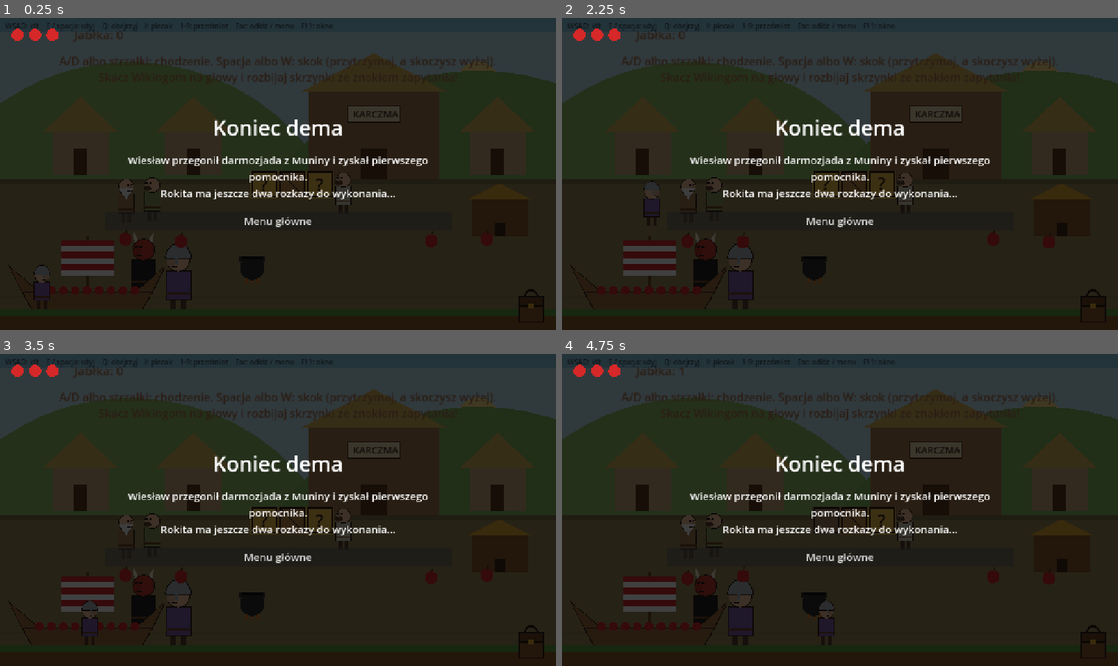
Above: before the commit, frames 1-4 (two rows, left to right).
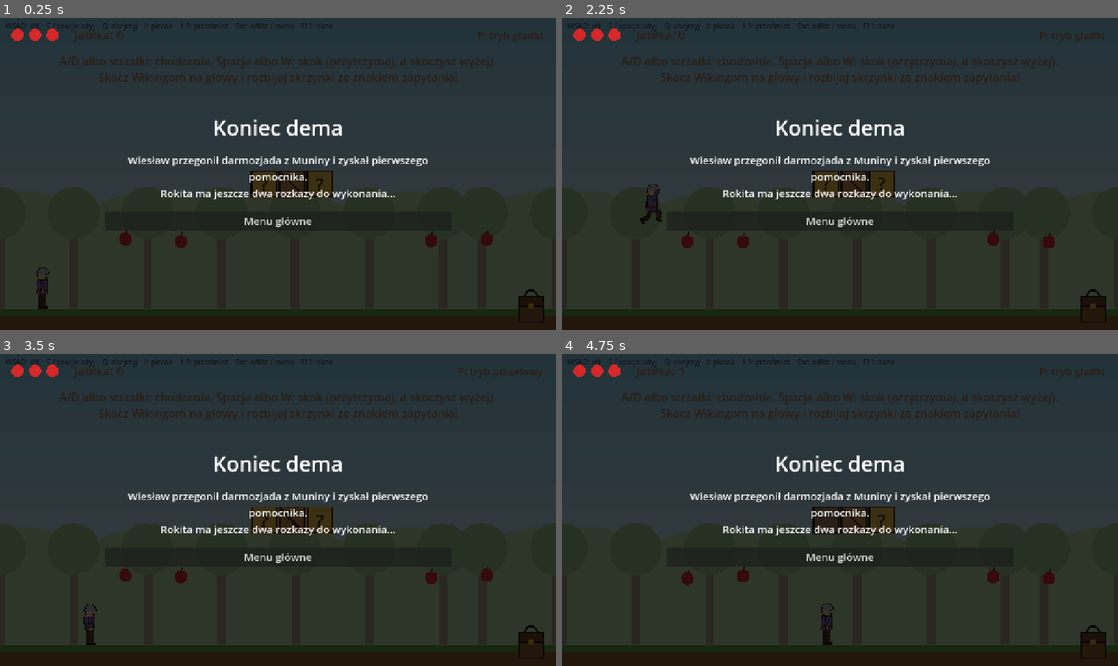
Above: after the commit, the same moments.

Repository: Kiczu/wiesiu-game
Game: Godot game, scene res://tests/walkthrough.tscn
Same seed, same stepped clock (60 frames per second), same inputs: the game is played once before the commit and once after it. This scene is started directly instead of the project's main scene.
Inputs (mouse positions are in pixels of both pictures, inside the frame that each line leads up to):
- Up to frame 1 (0.25 s): no input
- Up to frame 2 (2.25 s): click (1090, 305) at 0.5 s; click "Menu główne" at 1.25 s; tap Enter at 2 s; move the mouse to (962, 158) at 2.02 s; hold D (move_right) from 2.03 s (still down); hold E (interact) from 2.03 s (still down); click (962, 158) at 2.17 s
- Up to frame 3 (3.5 s): keep holding D (move_right); tap Space at 2.27, 2.57, 3.02, 3.32 s; tap Q (look) at 2.3, 2.85 s; move the mouse to (166, 525) at 2.77 s; release E (interact) at 2.78 s; click (166, 525) at 2.92 s; tap P at 3.05 s
- Up to frame 4 (4.75 s): tap Space at 3.5, 4.52 s; move the mouse to (895, 441) at 3.52 s; release D (move_right) at 3.53 s; hold A (move_left) 3.53-4.28 s; hold E (interact) 3.53-4.28 s; tap P at 3.6 s; click (895, 441) at 3.67 s; move the mouse to (812, 572) at 4.27 s; hold D (move_right) from 4.28 s (still down); tap E (interact) at 4.35 s; click (812, 572) at 4.42 s; tap Q (look) at 4.55 s

The runs differ from the first frame. In frame 1, 38% of the frame differs, in the area x 0-100%, y 4-94%; in frame 2, 39%; in frame 3, 38%; in frame 4, 39%.
Error before the commit: Invalid access to property or key 'physics_frame' on a base object of type 'null instance'. (res://tests/walkthrough.gd:214)
Error after the commit: Invalid access to property or key 'physics_frame' on a base object of type 'null instance'. (res://tests/walkthrough.gd:221)

Commit message:
feat(platformer): cutout Wiesław and a pixel mode to compare styles
Wiesław is now a puppet of separate parts turned at their joints, with
idle, run, jump, fall, hurt and win poses. P draws the level at half
resolution without smoothing, to see how cutout looks as pixel art.

Diff:
--- a/minigames/platformer.gd
+++ b/minigames/platformer.gd
@@ -40,6 +40,8 @@
 const STOMP_BOUNCE := 650.0
 const VIKING_SPEED := 70.0
 const PLAYER_SIZE := Vector2(40, 92)
+## How many times smaller the level is drawn in pixel mode; bigger gives chunkier pixels.
+const PIXEL_SCALE := 2
 
 var lives := LIVES
 var apples := 0
@@ -57,10 +59,17 @@
 
 var _level: Node2D
 var _tiles: Node2D
-var _wieslaw: Character
+var _wieslaw: CutoutCharacter
 var _camera: Camera2D
 var _hud: Node2D
 var _background: Node2D
+var _back: CanvasLayer
+## The level is drawn into its own viewport, so it can be drawn at half resolution (pixel mode).
+var _world: SubViewport
+var _view: SubViewportContainer
+## Pixel mode: the level is drawn PIXEL_SCALE times smaller (640 x 360) and enlarged without smoothing,
+## so even turning parts of the puppet snap to a pixel grid. P switches it, to compare with the smooth look.
+var pixel_mode := false
 var _drakkar: Hotspot
 var _coyote := 0.0
 var _buffered := 0.0
@@ -73,11 +82,18 @@
 
 
 func _ready() -> void:
-	var back := CanvasLayer.new()
-	back.layer = -1
-	add_child(back)
+	_view = SubViewportContainer.new()
+	_view.stretch = true
+	_view.size = SCREEN
+	_view.texture_filter = CanvasItem.TEXTURE_FILTER_NEAREST
+	add_child(_view)
+	_world = SubViewport.new()
+	_view.add_child(_world)
+	_back = CanvasLayer.new()
+	_back.layer = -1
+	_world.add_child(_back)
 	_background = Node2D.new()
-	back.add_child(_background)
+	_back.add_child(_background)
 	_background.draw.connect(_draw_background)
 	var front := CanvasLayer.new()
 	front.layer = 2
@@ -98,7 +114,7 @@
 
 func restart() -> void:
 	if _level:
-		remove_child(_level)
+		_world.remove_child(_level)
 		_level.queue_free()
 	lives = LIVES
 	apples = 0
@@ -109,7 +125,7 @@
 	vikings.clear()
 	map.assign(LEVEL)
 	_level = Node2D.new()
-	add_child(_level)
+	_world.add_child(_level)
 	_tiles = Node2D.new()
 	_tiles.draw.connect(_draw_tiles)
 	_level.add_child(_tiles)
@@ -140,10 +156,8 @@
 	shape.shape.size = PLAYER_SIZE
 	shape.position = Vector2(0, -PLAYER_SIZE.y / 2)
 	player.add_child(shape)
-	_wieslaw = Character.new()
-	_wieslaw.helmet = true
-	_wieslaw.body_color = Color("7b5ea7")
-	_wieslaw.scale = Vector2(0.68, 0.68)
+	_wieslaw = CutoutCharacter.new()
+	_wieslaw.scale = Vector2(0.84, 0.84)
 	player.add_child(_wieslaw)
 	_camera = Camera2D.new()
 	_camera.limit_left = 0
@@ -155,6 +169,18 @@
 	player.add_child(_camera)
 	_level.add_child(player)
 	_camera.make_current()
+	set_pixel_mode(pixel_mode)
+
+
+func set_pixel_mode(on: bool) -> void:
+	pixel_mode = on
+	_view.stretch_shrink = PIXEL_SCALE if on else 1
+	_world.snap_2d_transforms_to_pixel = on
+	_world.snap_2d_vertices_to_pixel = on
+	_back.scale = Vector2.ONE / _view.stretch_shrink
+	if _camera:
+		_camera.zoom = Vector2.ONE / _view.stretch_shrink
+		_camera.reset_smoothing()
 
 
 func _add_viking(at: Vector2) -> void:
@@ -214,7 +240,7 @@
 	_buffered = maxf(_buffered - delta, 0.0)
 	if state == "won":
 		_end_time += delta
-		_wieslaw.running = false
+		_wieslaw.pose = "win"
 		if _end_time >= 2.0:
 			set_physics_process(false)
 			finished.emit()
@@ -251,8 +277,14 @@
 		_bump_block(player.position + Vector2(0, -PLAYER_SIZE.y - 4))
 	if absf(steer) > 0.1:
 		_wieslaw.facing = 1 if steer > 0 else -1
-	_wieslaw.running = player.is_on_floor() and absf(player.velocity.x) > 20.0
-	_wieslaw.visible = fmod(_hurt, 0.2) < 0.12
+	if _hurt > HURT_TIME - 0.4:
+		_wieslaw.pose = "hurt"
+	elif not player.is_on_floor():
+		_wieslaw.pose = "jump" if player.velocity.y < 0.0 else "fall"
+	else:
+		_wieslaw.pose = "run" if absf(player.velocity.x) > 20.0 else "idle"
+	# Blinks after the hurt pose, while he cannot be hit again.
+	_wieslaw.visible = _hurt > HURT_TIME - 0.4 or fmod(_hurt, 0.2) < 0.12
 	if player.position.y > map.size() * TILE + 120:
 		_hit(true)
 
@@ -330,6 +362,9 @@
 		return
 	if event.is_action("cancel"):
 		pause_requested.emit()
+		get_viewport().set_input_as_handled()
+	elif event is InputEventKey and event.physical_keycode == KEY_P:
+		set_pixel_mode(not pixel_mode)
 		get_viewport().set_input_as_handled()
 	elif state == "lost" and (event.is_action("interact") or event is InputEventMouseButton):
 		restart()
@@ -432,6 +467,8 @@
 	for i in LIVES:
 		v.draw_circle(Vector2(40 + i * 40, 40), 14, Color("d62828") if i < lives else Color(0, 0, 0, 0.25))
 	v.draw_string(font, Vector2(170, 50), "Jabłka: %d" % apples, HORIZONTAL_ALIGNMENT_LEFT, -1, 28, ink)
+	var mode := "P: tryb %s" % ("pikselowy" if pixel_mode else "gładki")
+	v.draw_string(font, Vector2(0, 50), mode, HORIZONTAL_ALIGNMENT_RIGHT, SCREEN.x - 30, 24, ink)
 	var message := ""
 	if state == "" and player and player.position.x < 900.0:
 		message = "A/D albo strzałki: chodzenie. Spacja albo W: skok (przytrzymaj, a skoczysz wyżej).\nSkacz Wikingom na głowy i rozbijaj skrzynki ze znakiem zapytania!"
--- /dev/null
+++ b/scripts/cutout_character.gd
@@ -0,0 +1,145 @@
+class_name CutoutCharacter
+extends Node2D
+## A character built from separate parts (cutout animation), like a paper puppet: the author
+## draws each part once and the poses are made here by turning the parts at their joints.
+## The parts are placeholder shapes for now. The origin is at the feet; drawn facing right.
+
+const OUTLINE := Color("2b1d14")
+
+## Part: [parent, joint position in the parent, size, colour, drawn behind the body].
+## Each part hangs from its joint: limbs point down from it, the torso and head point up.
+const PARTS := {
+	"hips": ["", Vector2(0, -46), Vector2.ZERO, Color.TRANSPARENT, false],
+	"leg_far": ["hips", Vector2(-3, 0), Vector2(12, 24), Color("4a3222"), true],
+	"shin_far": ["leg_far", Vector2(0, 22), Vector2(11, 24), Color("4a3222"), true],
+	"leg_near": ["hips", Vector2(3, 0), Vector2(12, 24), Color("5a3e2b"), false],
+	"shin_near": ["leg_near", Vector2(0, 22), Vector2(11, 24), Color("5a3e2b"), false],
+	"torso": ["hips", Vector2(0, 4), Vector2(28, 40), Color("7b5ea7"), false],
+	"arm_far": ["torso", Vector2(-2, -34), Vector2(10, 18), Color("62488a"), true],
+	"hand_far": ["arm_far", Vector2(0, 16), Vector2(9, 17), Color("e0ac86"), true],
+	"head": ["torso", Vector2(0, -38), Vector2(32, 32), Color("f2c29b"), false],
+	"arm_near": ["torso", Vector2(2, -34), Vector2(10, 18), Color("7b5ea7"), false],
+	"hand_near": ["arm_near", Vector2(0, 16), Vector2(9, 17), Color("f2c29b"), false],
+}
+
+## 1 faces right, -1 left (the whole puppet is mirrored).
+var facing := 1:
+	set(value):
+		facing = value
+		scale.x = absf(scale.x) * value
+## idle, run, jump, fall, hurt, win
+var pose := "idle"
+
+var _parts := {}
+var _time := 0.0
+
+
+func _ready() -> void:
+	for id in PARTS:
+		var spec: Array = PARTS[id]
+		var part := Part.new()
+		part.id = id
+		part.size = spec[2]
+		part.color = spec[3]
+		part.position = spec[1]
+		var parent: Node2D = self if spec[0] == "" else _parts[spec[0]]
+		parent.add_child(part)
+		if spec[4]:
+			part.z_index = -1
+		_parts[id] = part
+
+
+func _process(delta: float) -> void:
+	_time += delta
+	_apply(_angles(pose, _time))
+
+
+## Joint angles for a pose at time t, in radians; positive turns a hanging limb backwards.
+func _angles(name: String, t: float) -> Dictionary:
+	var a := {}
+	var lift := 0.0
+	match name:
+		"idle":
+			var breath := sin(t * 2.5)
+			a = {"torso": 0.02 * breath, "head": -0.03 * breath, "arm_near": 0.08 + 0.04 * breath, "arm_far": -0.08,
+				"hand_near": -0.25, "hand_far": -0.25, "leg_near": -0.05, "leg_far": 0.05}
+			lift = breath * 0.8
+		"run":
+			var p := t * 13.0
+			var swing := sin(p)
+			a = {"torso": 0.14, "head": -0.1,
+				"leg_near": -0.8 * swing, "leg_far": 0.8 * swing,
+				"shin_near": 1.1 * maxf(0.0, sin(p + 1.6)), "shin_far": 1.1 * maxf(0.0, sin(p + 1.6 + PI)),
+				"arm_near": 0.7 * swing, "arm_far": -0.7 * swing, "hand_near": -0.9, "hand_far": -0.9}
+			lift = absf(cos(p)) * 4.0
+		"jump":
+			a = {"torso": 0.05, "head": -0.1, "leg_near": -1.1, "shin_near": 1.4, "leg_far": 0.3, "shin_far": 0.8,
+				"arm_near": -2.6, "hand_near": -0.3, "arm_far": 0.6, "hand_far": -0.6}
+		"fall":
+			var flap := sin(t * 18.0) * 0.15
+			a = {"torso": -0.05, "leg_near": -0.35, "shin_near": 0.4, "leg_far": 0.35, "shin_far": 0.3,
+				"arm_near": -1.9 + flap, "hand_near": -0.4, "arm_far": 1.9 - flap, "hand_far": 0.4}
+		"hurt":
+			a = {"torso": -0.35, "head": 0.25, "leg_near": -0.5, "shin_near": 0.5, "leg_far": 0.3,
+				"arm_near": -2.2, "hand_near": 0.5, "arm_far": 2.2, "hand_far": -0.5}
+		"win":
+			var cheer := sin(t * 8.0) * 0.2
+			a = {"head": -0.15, "arm_near": -2.9 + cheer, "hand_near": 0.2, "arm_far": 2.9 - cheer, "hand_far": -0.2,
+				"leg_near": -0.15, "leg_far": 0.15}
+			lift = absf(sin(t * 4.0)) * 14.0
+	a["lift"] = lift
+	return a
+
+
+func _apply(angles: Dictionary) -> void:
+	for id in _parts:
+		_parts[id].rotation = angles.get(id, 0.0)
+	_parts["hips"].position.y = PARTS["hips"][1].y - angles["lift"]
+
+
+## One placeholder part. A drawn PNG will replace these shapes later.
+class Part:
+	extends Node2D
+
+	var id := ""
+	var size := Vector2.ZERO
+	var color := Color.WHITE
+
+	func _draw() -> void:
+		if size == Vector2.ZERO:
+			return
+		match id:
+			"head":
+				var center := Vector2(2, -14)
+				draw_circle(center, 15, color)
+				draw_arc(center, 15, 0, TAU, 24, OUTLINE, 2.0)
+				draw_circle(center + Vector2(14, 3), 6, color.darkened(0.12))
+				draw_circle(center + Vector2(9, -3), 2.5, OUTLINE)
+				draw_line(center + Vector2(5, 8), center + Vector2(13, 7), OUTLINE, 2.0)
+				var dome := PackedVector2Array()
+				for i in 13:
+					var angle := PI + PI * i / 12.0
+					dome.append(center + Vector2(cos(angle) * 17, sin(angle) * 19 - 2))
+				draw_colored_polygon(dome, Color("a9b1b8"))
+				draw_polyline(dome, OUTLINE, 2.0)
+				draw_rect(Rect2(center + Vector2(4, -4), Vector2(4, 11)), Color("a9b1b8"))
+			"torso":
+				var body := Rect2(-size.x / 2, -size.y, size.x, size.y)
+				draw_rect(body, color)
+				draw_rect(Rect2(-size.x / 2, -12, size.x, 5), Color("6b4423"))
+				draw_rect(body, OUTLINE, false, 2.0)
+			"hand_near", "hand_far":
+				var sleeve := Rect2(-size.x / 2, -2, size.x, size.y - 6)
+				draw_rect(sleeve, PARTS["arm_" + id.substr(5)][3])
+				draw_rect(sleeve, OUTLINE, false, 1.5)
+				draw_circle(Vector2(0, size.y - 4), 5, color)
+				draw_arc(Vector2(0, size.y - 4), 5, 0, TAU, 12, OUTLINE, 1.5)
+			"shin_near", "shin_far":
+				var shin := Rect2(-size.x / 2, -2, size.x, size.y - 6)
+				draw_rect(shin, color)
+				draw_rect(Rect2(-size.x / 2, size.y - 8, size.x + 7, 8), Color("2e1f14"))
+				draw_rect(shin, OUTLINE, false, 1.5)
+			_:
+				var limb := Rect2(-size.x / 2, -size.x / 2, size.x, size.y + size.x / 2)
+				draw_rect(limb, color)
+				draw_rect(limb, OUTLINE, false, 1.5)
--- a/scripts/main.gd
+++ b/scripts/main.gd
@@ -73,6 +73,7 @@
 	menu.close()
 	busy = true
 	menu.can_save = false
+	ui.show_adventure_controls(false)
 	for part in [ComicStrip.new(BookOneStory.intro_pages()), level, ComicStrip.new(BookOneStory.outro_pages())]:
 		part.pause_requested.connect(menu.show_pause)
 		add_child(part)
--- a/scripts/ui.gd
+++ b/scripts/ui.gd
@@ -17,6 +17,7 @@
 var _bubble_text: Label
 var _tail: Polygon2D
 var _tail_outline: Line2D
+var _hint: Label
 var _backpack: BackpackButton
 var _inventory_panel: PanelContainer
 var _inventory_grid: GridContainer
@@ -212,6 +213,12 @@
 	await tween.finished
 
 
+## Off in the platformer, which has its own controls and no backpack.
+func show_adventure_controls(on: bool) -> void:
+	_hint.visible = on
+	_backpack.visible = on
+
+
 func show_end(title: String, text: String) -> void:
 	_end_title.text = title
 	_end_text.text = text
@@ -238,7 +245,8 @@
 	_caption.add_theme_font_size_override("font_size", 28)
 	_fade.add_child(_caption)
 
-	var hint := Label.new()
+	_hint = Label.new()
+	var hint := _hint
 	hint.text = "WSAD: idź    E / spacja: użyj    Q: obejrzyj    I: plecak    1-9: przedmiot    Esc: odłóż / menu    F11: okno"
 	hint.position = Vector2(12, 8)
 	hint.add_theme_font_size_override("font_size", 16)
--- a/tests/walkthrough.gd
+++ b/tests/walkthrough.gd
@@ -203,6 +203,13 @@
 	player.velocity = Vector2.ZERO
 	await _physics(60)
 	_check(level.lives == PlatformerGame.LIVES - 1 and player.position.y <= 640.0, "platformer: falling into a pit costs a heart and goes back (%d, %d)" % [level.lives, player.position.y])
+	level.set_pixel_mode(true)
+	level.input_x = 1.0
+	var before := player.position.x
+	await _physics(10)
+	level.input_x = 0.0
+	_check(level.pixel_mode and player.position.x > before and level._wieslaw.pose == "run", "platformer: pixel mode plays the same, Wiesław runs")
+	level.set_pixel_mode(false)
 	player.position = Vector2((level.LEVEL[9].find("D") + 0.5) * PlatformerGame.TILE, 640.0)
 	await _physics(3)
 	_check(level.state == "won", "platformer: reaching the drakkar wins")
Not shown, added: scripts/cutout_character.gd.uid
Not shown, changed: README.md
